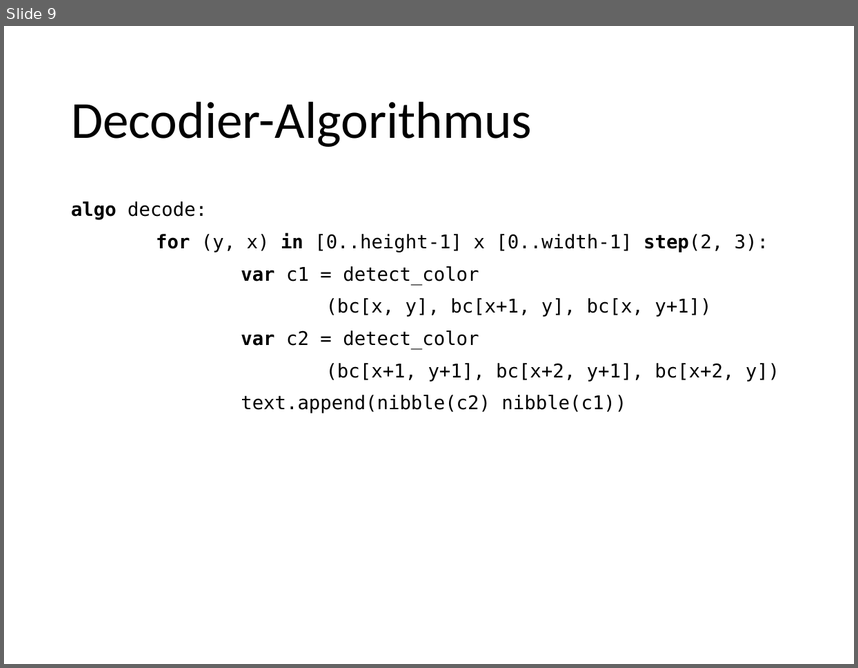
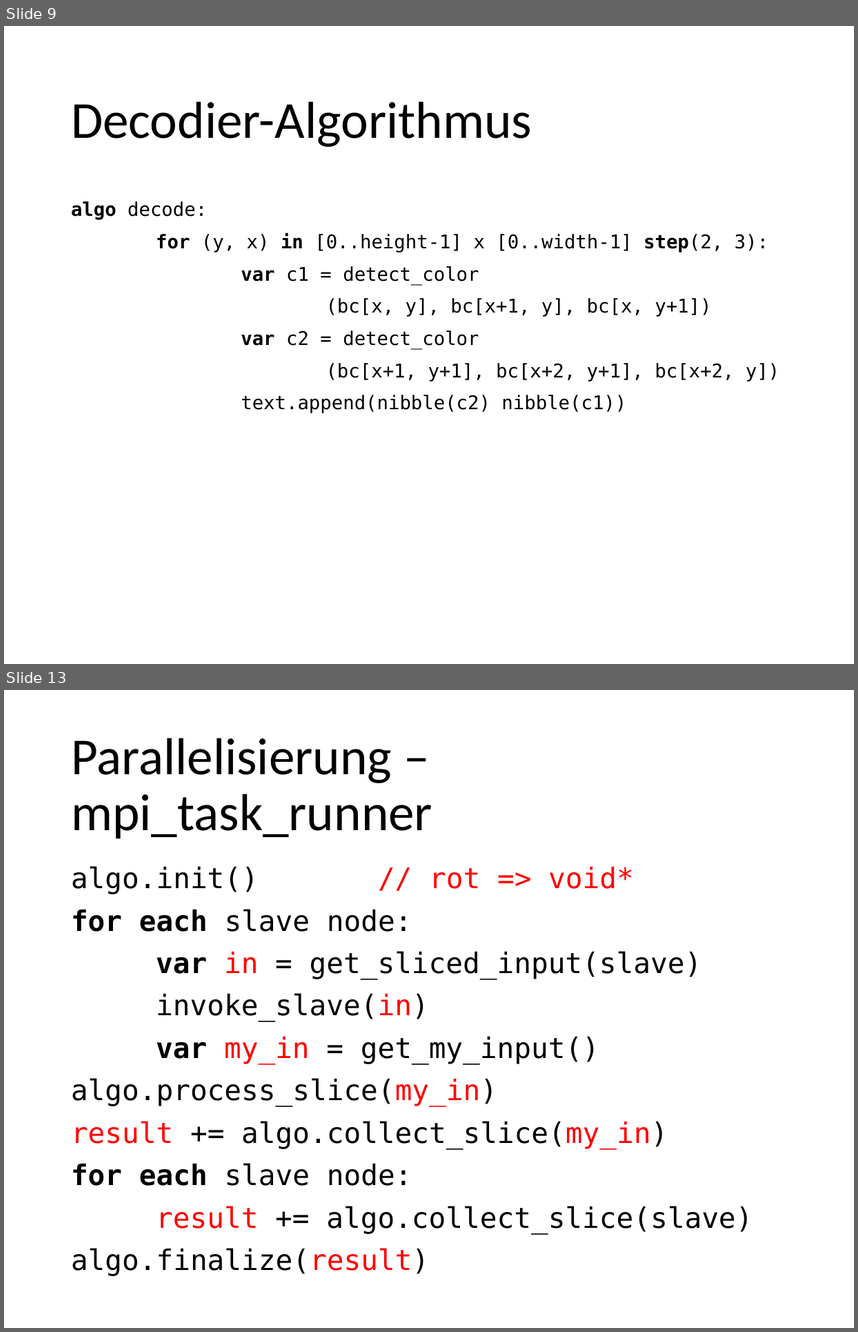
Before and after one commit to foyan/ColorizedBarCodec, a slide deck: doc/presentation/Barcodes.pptx. Shown one above the other, each under a label of ours: slide 9 before the commit, slides 9 and 13 after it; the slides between them are not shown. The pictures are 858x668 and 858x1332 pixels, drawn with LibreOffice and Linux fonts; fonts in the diff are those of the drawing. Boxes give left, top, right and bottom in pixels: in the first picture for what was removed or moved away, otherwise in the second. Text is boxed around its words. In the diff, an @@ line names an element or a change of style, - is before the commit and + after.

```diff
--- a/doc/presentation/Barcodes.pptx
+++ b/doc/presentation/Barcodes.pptx
@@ slide 13 added at box(4, 690, 854, 1328), background #FFFFFF @@
@@ title added at box(71, 738, 432, 838), 44 pt, text #000000 @@
+Parallelisierung – mpi_task_runner
@@ text added at box(71, 866, 753, 1276), 24 pt, text #000000 @@
+algo.init() // rot => void*
+for each slave node:
+var in = get_sliced_input(slave)
+invoke_slave(in)
+var my_in = get_my_input()
+algo.process_slice(my_in)
+result += algo.collect_slice(my_in)
+for each slave node:
+result += algo.collect_slice(slave)
+algo.finalize(result)
```
Also in this commit, not shown: 8 other slides added, 1 other file.
